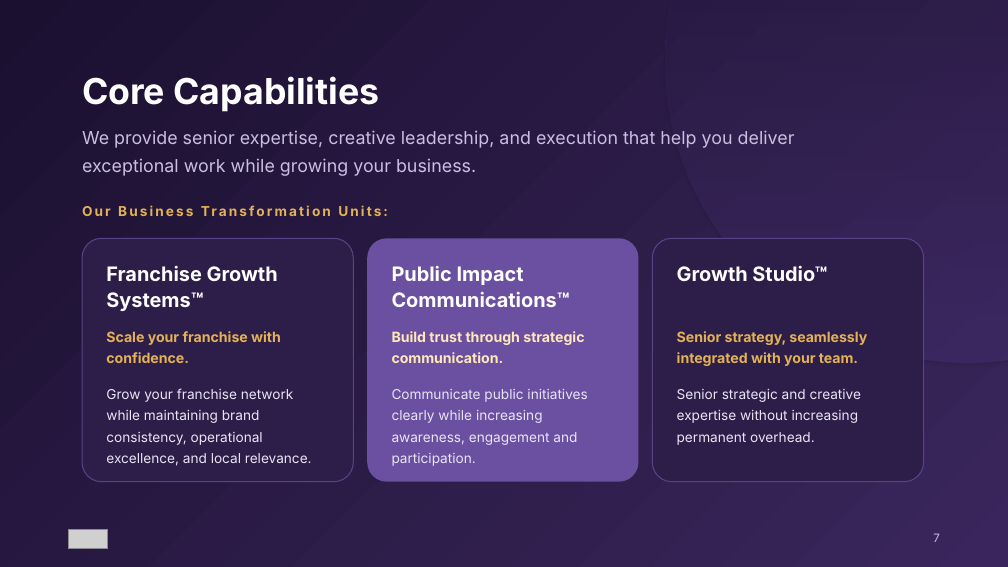
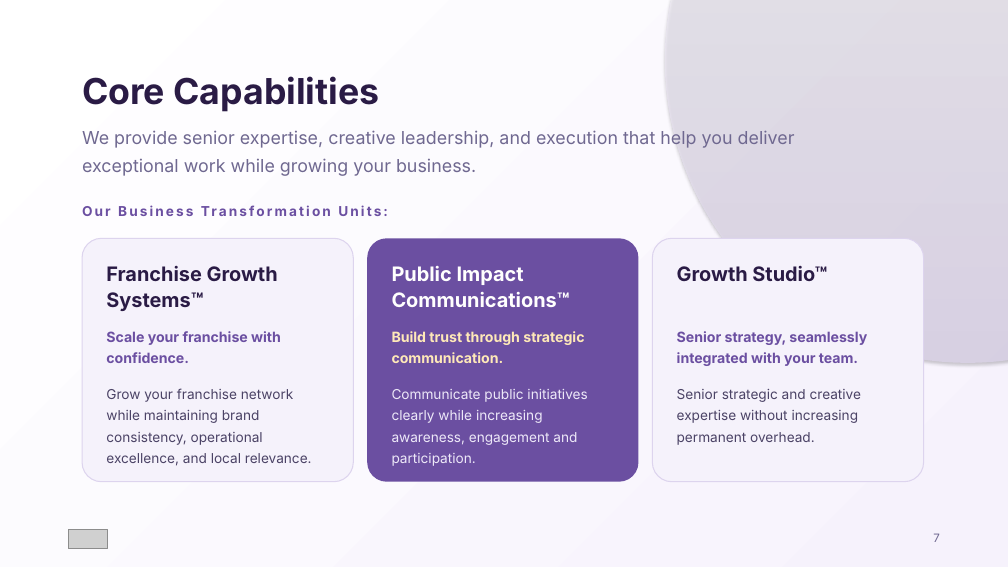
Before and after one commit to patriciobrunoar/alkimia, a slide deck: slide 7 of decks/jcs-miami-dade/JCS-Case-Miami-Dade-Alkimia.pptx. Drawn at 1008x567 pixels with LibreOffice and Linux fonts; fonts in the diff are those of the drawing; grey boxes stand for pictures. Boxes give left, top, right and bottom in pixels: in the first picture for what was removed or moved away, otherwise in the second. Text is boxed around its words. In the diff, an @@ line names an element or a change of style, - is before the commit and + after.

```diff
--- a/decks/jcs-miami-dade/JCS-Case-Miami-Dade-Alkimia.pptx
+++ b/decks/jcs-miami-dade/JCS-Case-Miami-Dade-Alkimia.pptx
@@ background gradient #1B1030 to #3A265C to gradient #FFFFFF to #F6F2FC @@
@@ ellipse at [665, 0, 1008, 363]: fill gradient #5B3F94 to #1B1030 to gradient #E4DAF5 to #FFFFFF @@
@@ text "We provide senior expertise, creative ..." at [82, 130, 795, 176]: text colour #C9BFE0 to #6F6890 @@
@@ rounded rectangle at [82, 238, 354, 482]: fill #2C1D49 to #F5F2FB; outline #5A4287 1 pt to #DDD4EE 1 pt @@
@@ rounded rectangle at [653, 238, 924, 482]: fill #2C1D49 to #F5F2FB; outline #5A4287 1 pt to #DDD4EE 1 pt @@
@@ text colour #FFFFFF to #2A1B45 in 3 elements at [82, 76, 380, 112], [106, 266, 278, 311], [677, 266, 827, 281] @@
@@ text colour #E3B256 to #6B4FA1 in 3 elements at [82, 200, 848, 228], [106, 331, 281, 363], [677, 331, 867, 366] @@
@@ text "Grow your franchise network while ..." at [106, 388, 312, 466]: text colour #E9E4F4 to #4B4366 @@
@@ text "Communicate public initiatives clearly while ..." at [392, 389, 587, 466]: text colour #E9E4F4 to #EDE8F8 @@
@@ text "Senior strategic and creative expertise ..." at [677, 389, 862, 445]: text colour #E9E4F4 to #4B4366 @@
@@ text "7" at [933, 533, 940, 542]: text colour #C9BFE0 to #6F6890 @@
```
Also in this commit, not shown: 41 other slides changed, 14 other files.
